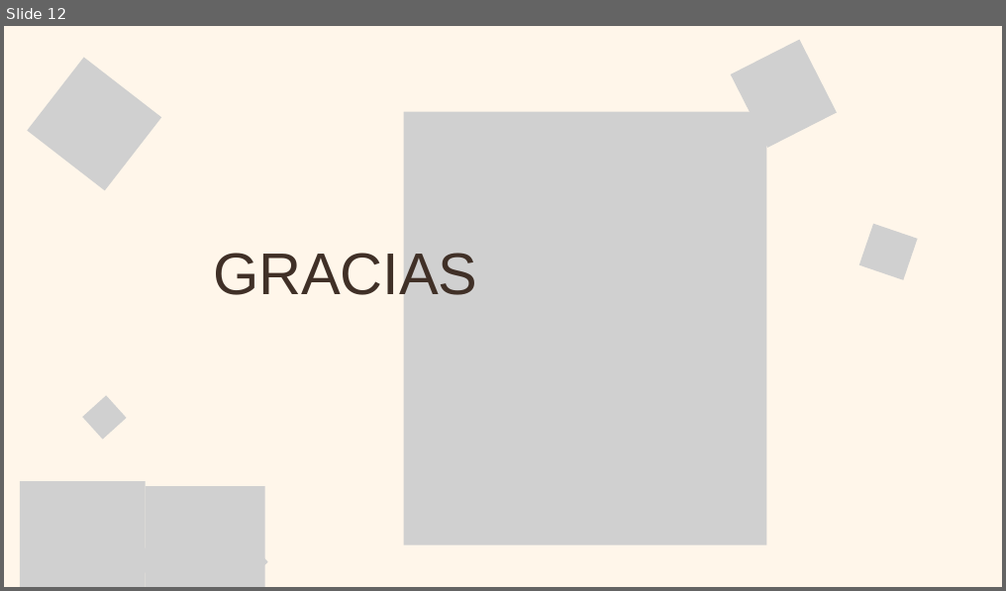
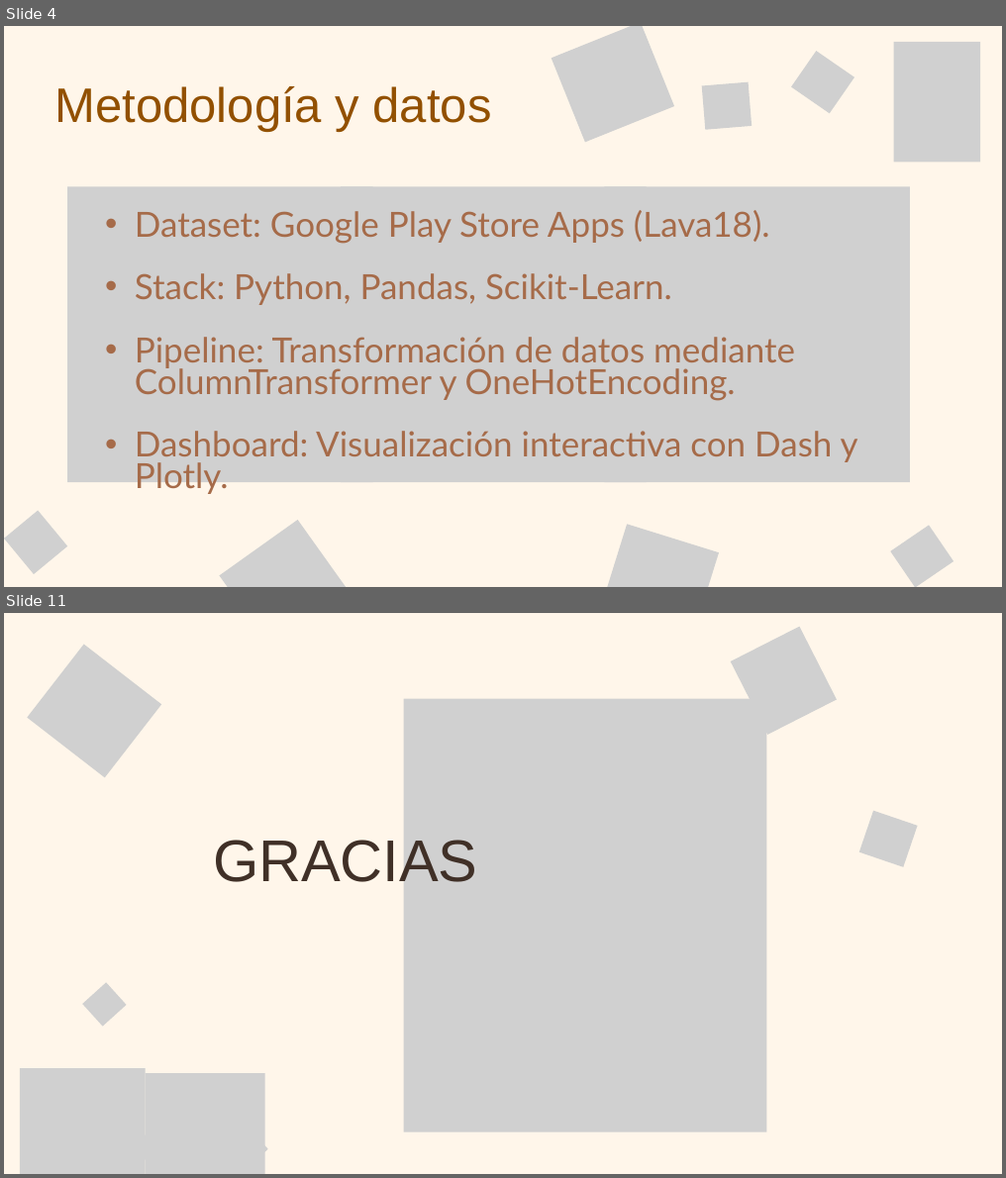
Before and after one commit to JavieraFuenzalidaI/Evaluacion3, a slide deck: PresentaciónEv3.pptx. Shown one above the other, each under a label of ours: slide 12 before the commit, slides 4 and 11 after it; the slides between them are not shown. The pictures are 1006x591 and 1006x1178 pixels, drawn with LibreOffice and Linux fonts; fonts in the diff are those of the drawing; grey boxes stand for pictures. Boxes give left, top, right and bottom in pixels: in the first picture for what was removed or moved away, otherwise in the second. Text is boxed around its words. In the diff, an @@ line names an element or a change of style, - is before the commit and + after.

```diff
--- a/PresentaciónEv3.pptx
+++ b/PresentaciónEv3.pptx
@@ slide 4 added at bbox=[4, 26, 1002, 587], background #FFF6EA @@
@@ picture added at bbox=[551, 26, 674, 143] @@
@@ picture added at bbox=[791, 51, 854, 113] @@
@@ picture added at bbox=[894, 42, 980, 163] @@
@@ picture added at bbox=[702, 82, 751, 130] @@
@@ text added at bbox=[55, 86, 492, 132], 70 pt, text #925000 @@
+Metodología y datos
@@ text added at bbox=[135, 210, 858, 495], 50 pt, text #A66B49 @@
+  • Dataset: Google Play Store Apps (Lava18).
+  • Stack: Python, Pandas, Scikit-Learn.
+  • Pipeline: Transformación de datos mediante ColumnTransformer y OneHotEncoding.
+  • Dashboard: Visualización interactiva con Dash y Plotly.
@@ group added at bbox=[67, 186, 910, 482]: 9 pictures @@
@@ picture added at bbox=[4, 510, 67, 574] @@
@@ picture added at bbox=[219, 520, 356, 587] @@
@@ picture added at bbox=[597, 525, 719, 587] @@
@@ picture added at bbox=[890, 525, 953, 587] @@
@@ what was slide 12 is now slide 11 @@
```
Also in this commit, not shown: 4 slides changed, 5 other slides added, 7 slides removed.
